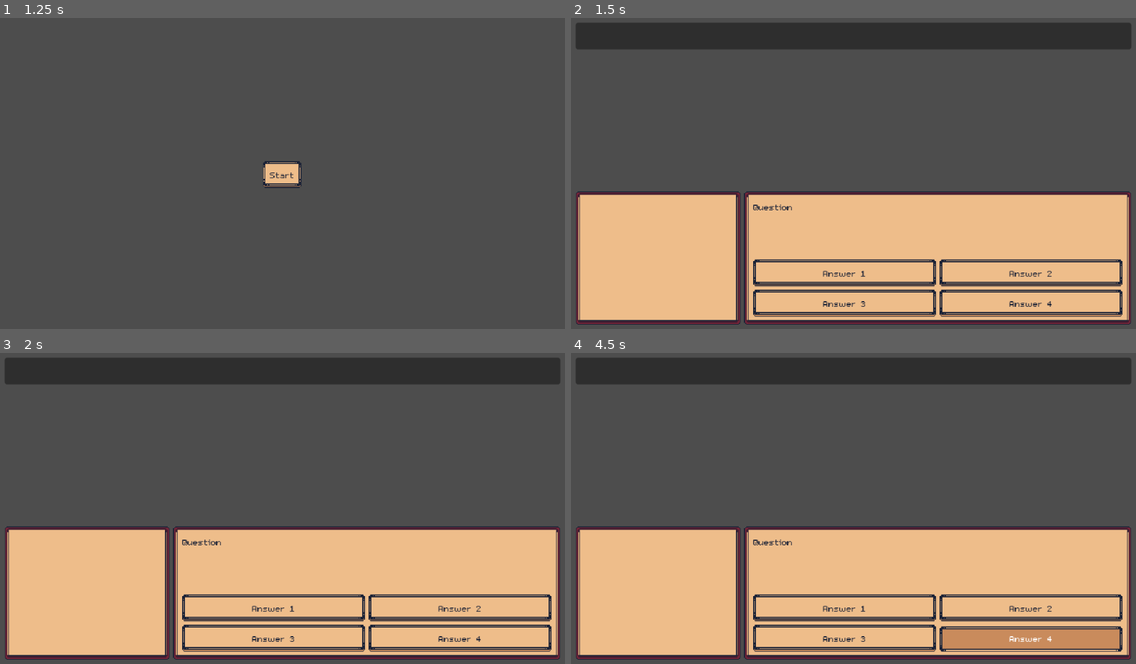
Above: before the commit, frames 1-4 (two rows, left to right).
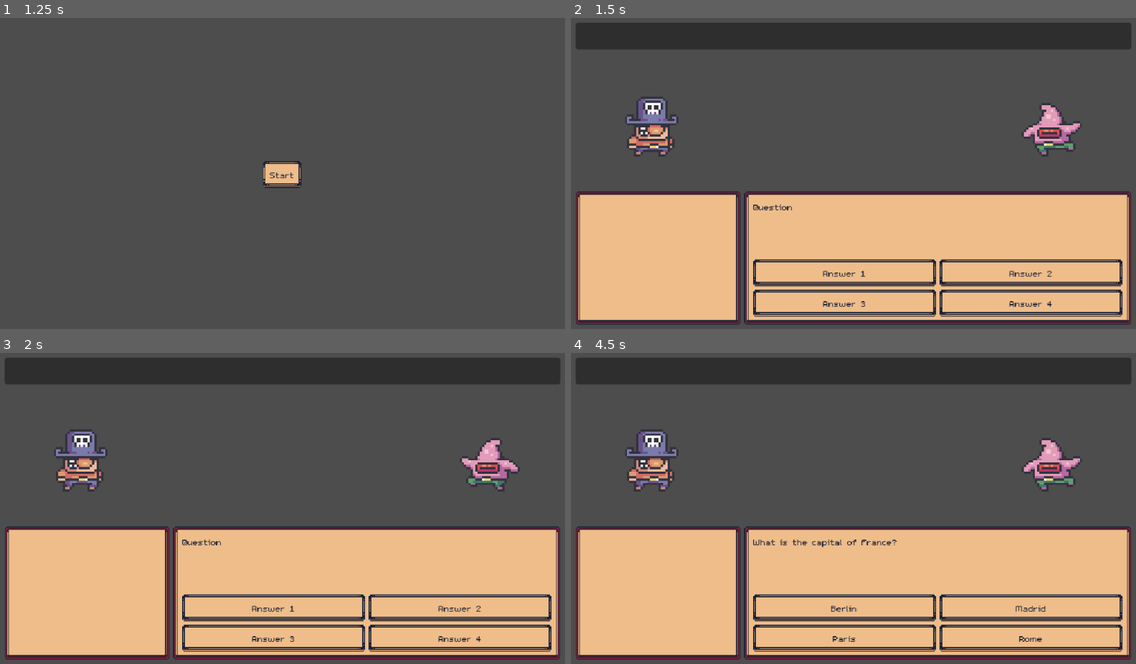
Above: after the commit, the same moments.

Repository: dev-laww/knight-quest
Game: Godot game, scene res://scenes/main.tscn
The game is run twice, just before and just after one commit, with the same random seed, the same clock (stepped at 60 frames per second) and the same inputs.
Inputs:
- Up to frame 1 (1.25 s): click "Login" at 0.5 s
- Up to frame 2 (1.5 s): click "Start" at 1.25 s
- Up to frame 3 (2 s): no input
- Up to frame 4 (4.5 s): click "Answer 1" at 2 s; click "Answer 2" at 2.75 s; click "Answer 3" at 3.5 s; click "Answer 4" at 4.25 s

Frame 1 is identical in both runs. In frame 2, 2.1% of the frame differs, in the area x 9-91%, y 25-45%; in frame 3, 2.1%; in frame 4, 5.0%, in the area x 9-98%, y 24-96%.
Error before the commit: Attempt to call function 'deploy_player' in base 'null instance' on a null instance. (res://scripts/world/battle.gd:15)

Commit message:
feat: integrate player and enemy stats management into run manager

Diff:
--- a/knight-quest/scenes/components/managers/run_manager.tscn
+++ b/knight-quest/scenes/components/managers/run_manager.tscn
@@ -1,10 +1,15 @@
-[gd_scene load_steps=2 format=3 uid="uid://dfdm55jit0843"]
+[gd_scene load_steps=3 format=3 uid="uid://dfdm55jit0843"]
 
 [ext_resource type="Script" uid="uid://bwbo0oqaimhps" path="res://scripts/components/managers/run_manager.gd" id="1_aj1af"]
+[ext_resource type="PackedScene" uid="uid://bi76x172yppbt" path="res://scenes/components/managers/stats_manager.tscn" id="2_0v0uy"]
 
 [node name="RunManager" type="Node"]
 script = ExtResource("1_aj1af")
 
+[node name="PlayerStatsManager" parent="." instance=ExtResource("2_0v0uy")]
+
+[node name="EnemyStatsManager" parent="." instance=ExtResource("2_0v0uy")]
+
 [node name="TurnTimer" type="Timer" parent="."]
 wait_time = 60.0
 one_shot = true
--- a/knight-quest/scenes/world/battle.tscn
+++ b/knight-quest/scenes/world/battle.tscn
@@ -12,11 +12,11 @@
 player_scene = ExtResource("2_ehm8x")
 enemy_scene = ExtResource("3_fs26p")
 
-[node name="QuestionManager" parent="." node_paths=PackedStringArray("heads_up_display") instance=ExtResource("1_ehm8x")]
+[node name="RunManager" parent="." node_paths=PackedStringArray("question_manager", "heads_up_display") instance=ExtResource("4_t5uxl")]
+question_manager = NodePath("../QuestionManager")
 heads_up_display = NodePath("../UI/HeadsUpDisplay")
 
-[node name="RunManager" parent="." node_paths=PackedStringArray("question_manager", "heads_up_display") instance=ExtResource("4_t5uxl")]
-question_manager = NodePath("../QuestionManager")
+[node name="QuestionManager" parent="." node_paths=PackedStringArray("heads_up_display") instance=ExtResource("1_ehm8x")]
 heads_up_display = NodePath("../UI/HeadsUpDisplay")
 
 [node name="UI" type="CanvasLayer" parent="."]
--- a/knight-quest/scripts/components/managers/run_manager.gd
+++ b/knight-quest/scripts/components/managers/run_manager.gd
@@ -10,13 +10,15 @@
 
 @export var question_manager: QuestionManager
 @export var heads_up_display: HeadsUpDisplay
+
+@onready var player_stats_manager: StatsManager = $PlayerStatsManager
+@onready var enemy_stats_manager: StatsManager = $EnemyStatsManager
 @onready var turn_timer: Timer = $TurnTimer
 @onready var current_question: Question = question_manager.current_question
 
 var state_machine: CallableStateMachine = CallableStateMachine.new()
 var player_answer_index: int = -1
 var came_from_player_turn: bool = false
-var execute: Callable
 
 func _ready() -> void:
     state_machine.add_state(idle_state)
@@ -26,6 +28,9 @@
     state_machine.set_initial_state(idle_state)
     heads_up_display.answer_selected.connect(submit_player_answer)
     turn_timer.timeout.connect(_on_turn_timeout)
+
+
+    get_tree().create_timer(3).timeout.connect(start)
 
 func start() -> void:
     state_machine.change_state(player_turn_state)
@@ -58,13 +63,10 @@
     state_machine.update()
 
 func execute_state() -> void:
-    await execute.call()
+    await execute()
 
-    if came_from_player_turn:
-        state_machine.change_state(enemy_turn_state)
-    else:
-        turn_completed.emit()
-        state_machine.change_state(player_turn_state)
+    turn_completed.emit()
+    state_machine.change_state(player_turn_state)
 
 func enter_enemy_turn() -> void:
     print("=== ENEMY TURN ===")
@@ -83,10 +85,12 @@
     if state_machine.current_state != "player_turn_state": return
     player_answer_index = answer_index
     var is_correct = question_manager.check_answer(answer_index)
+
     print("Player answered: ", question_manager.current_question.answers[answer_index])
     print("Answer is: ", "Correct" if is_correct else "Incorrect")
+
     player_answered.emit(is_correct)
-    state_machine.change_state(execute_state)
+    state_machine.change_state(enemy_turn_state)
 
 func _on_turn_timeout() -> void:
     if state_machine.current_state != "player_turn_state": return
@@ -95,3 +99,21 @@
 
     player_timeout.emit()
     state_machine.change_state(execute_state)
+
+func execute() -> void:
+    print("Executing turn...")
+
+    var is_correct = question_manager.check_answer(player_answer_index)
+
+    if is_correct:
+        enemy_stats_manager.take_damage(player_stats_manager.damage)
+    else:
+        player_stats_manager.take_damage(enemy_stats_manager.damage)
+
+    player_stats_manager.tick_status_effects()
+    enemy_stats_manager.tick_status_effects()
+
+    print("Player stats after execution: ", player_stats_manager._stats)
+    print("Enemy stats after execution: ", enemy_stats_manager._stats)
+
+    await get_tree().create_timer(.5).timeout
--- a/knight-quest/scripts/components/managers/stats_manager.gd
+++ b/knight-quest/scripts/components/managers/stats_manager.gd
@@ -7,9 +7,7 @@
 signal stat_depleted(type: StatType)
 
 @export var max_health: int = 10
-@export var damage: int:
-    get: return _stats[StatType.Damage]
-    set(value): _set_stat(StatType.Damage, value)
+@export var base_damage: int = 1
 @export var invulnerable: bool = false
 
 enum StatType {
@@ -32,11 +30,15 @@
 var health: int:
     get: return _stats[StatType.Health]
     set(value): _set_stat(StatType.Health, value)
+var damage: int:
+    get: return _stats[StatType.Damage]
+    set(value): _set_stat(StatType.Damage, value)
 
 func _ready():
     _max_stats[StatType.Health] = max_health
-    _max_stats[StatType.Damage] = damage
+    _max_stats[StatType.Damage] = INF
     _stats[StatType.Health] = max_health
+    _stats[StatType.Damage] = base_damage
 
 func heal(amount: int, mode: ModifyMode = ModifyMode.VALUE):
     match mode:
@@ -96,3 +98,7 @@
 
     if clamped == 0:
         stat_depleted.emit(type)
+
+
+func tick_status_effects() -> void:
+    pass
--- a/knight-quest/scripts/world/battle.gd
+++ b/knight-quest/scripts/world/battle.gd
@@ -5,7 +5,7 @@
 
 
 @onready var run_manager: RunManager = $RunManager
-@onready var heads_up_display: HeadsUpDisplay = $HeadsUpDisplay
+@onready var heads_up_display: HeadsUpDisplay = %HeadsUpDisplay
 
 
 func _ready() -> void:
